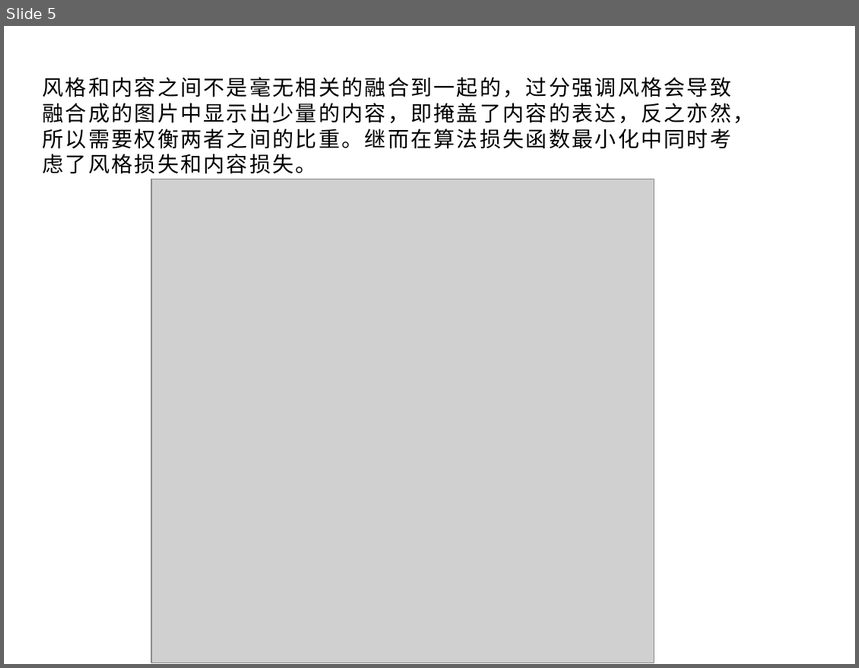
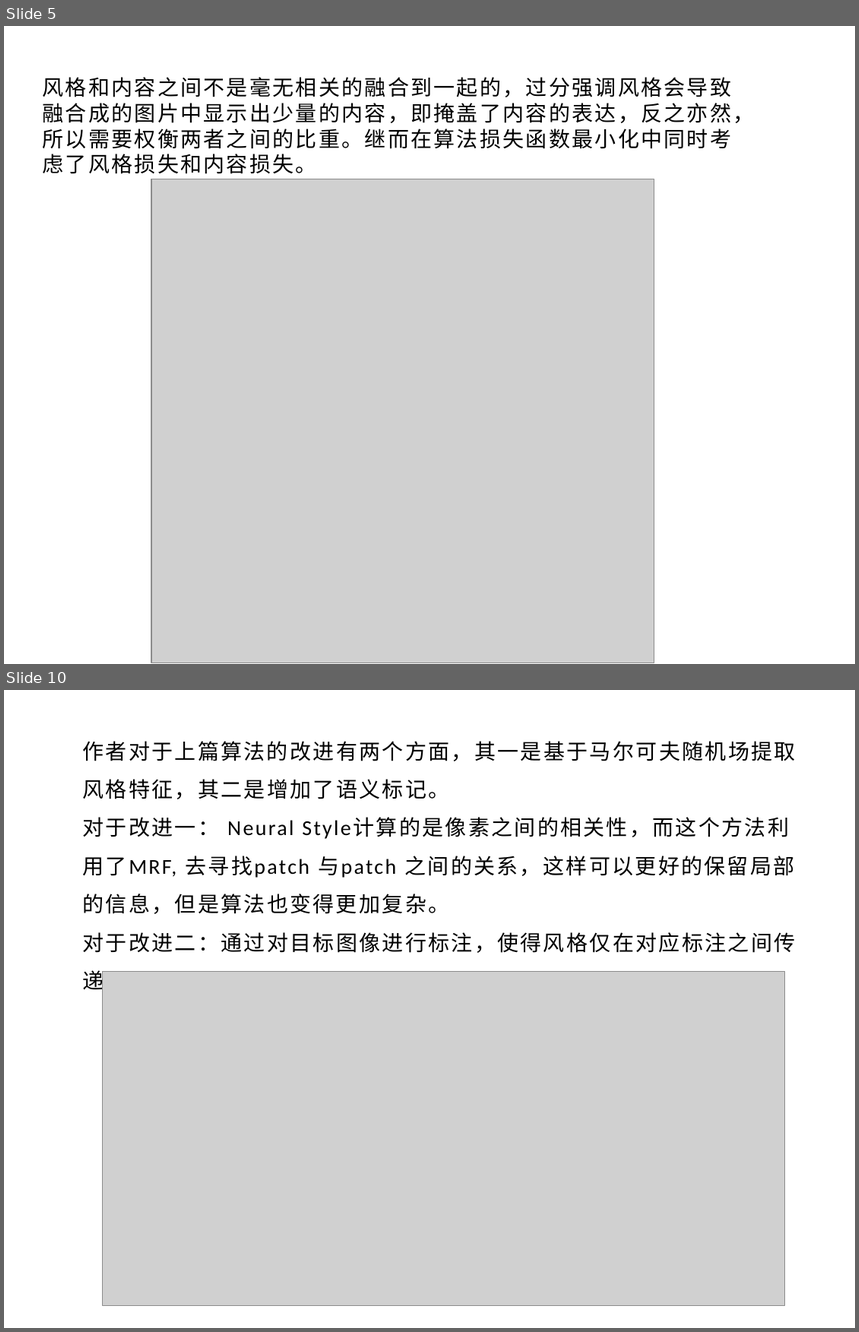
Before and after one commit to xionglong58/github, a slide deck: demo.pptx. Shown one above the other, each under a label of ours: slide 5 before the commit, slides 5 and 10 after it; the slides between them are not shown. The pictures are 859x668 and 859x1332 pixels, drawn with LibreOffice and Linux fonts; fonts in the diff are those of the drawing; grey boxes stand for pictures. Boxes give left, top, right and bottom in pixels: in the first picture for what was removed or moved away, otherwise in the second. Text is boxed around its words. In the diff, an @@ line names an element or a change of style, - is before the commit and + after.

```diff
--- a/demo.pptx
+++ b/demo.pptx
@@ slide 10 added at (4, 690, 855, 1328), background #FFFFFF @@
@@ text added at (83, 741, 796, 995), 18 pt, text #000000 @@
+作者对于上篇算法的改进有两个方面，其一是基于马尔可夫随机场提取风格特征，其二是增加了语义标记。
+对于改进一： Neural Style计算的是像素之间的相关性，而这个方法利用了MRF, 去寻找patch 与patch 之间的关系，这样可以更好的保留局部的信息，但是算法也变得更加复杂。
+对于改进二：通过对目标图像进行标注，使得风格仅在对应标注之间传递。
@@ picture added at (102, 972, 785, 1306) @@
```
Also in this commit, not shown: 3 slides changed, 3 other slides added, 1 slide removed.
